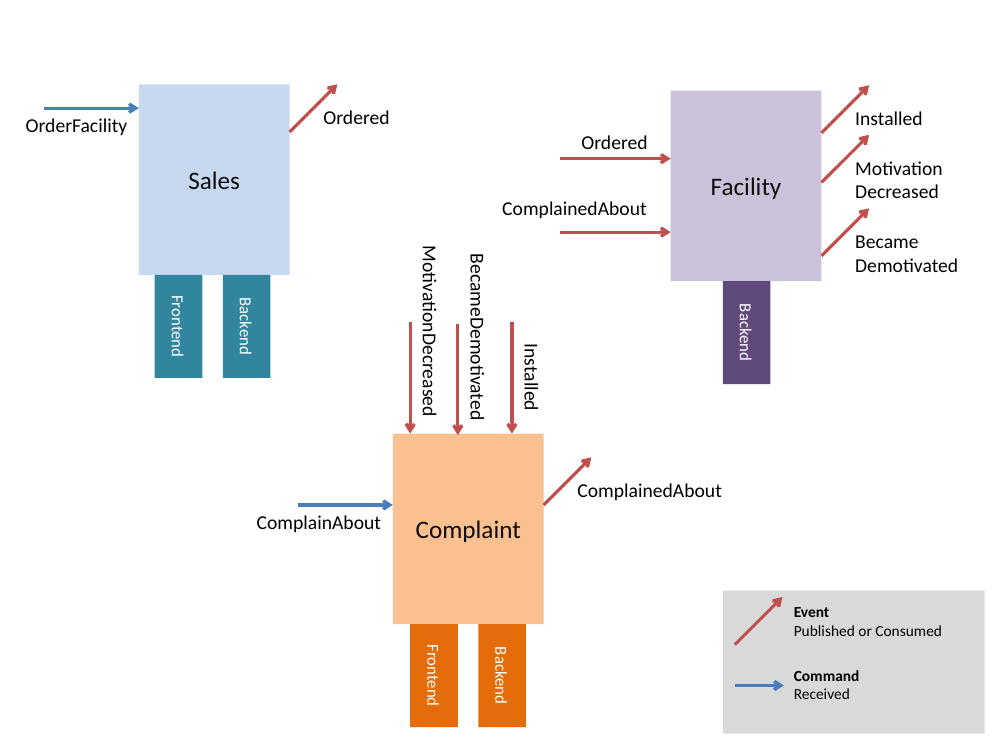
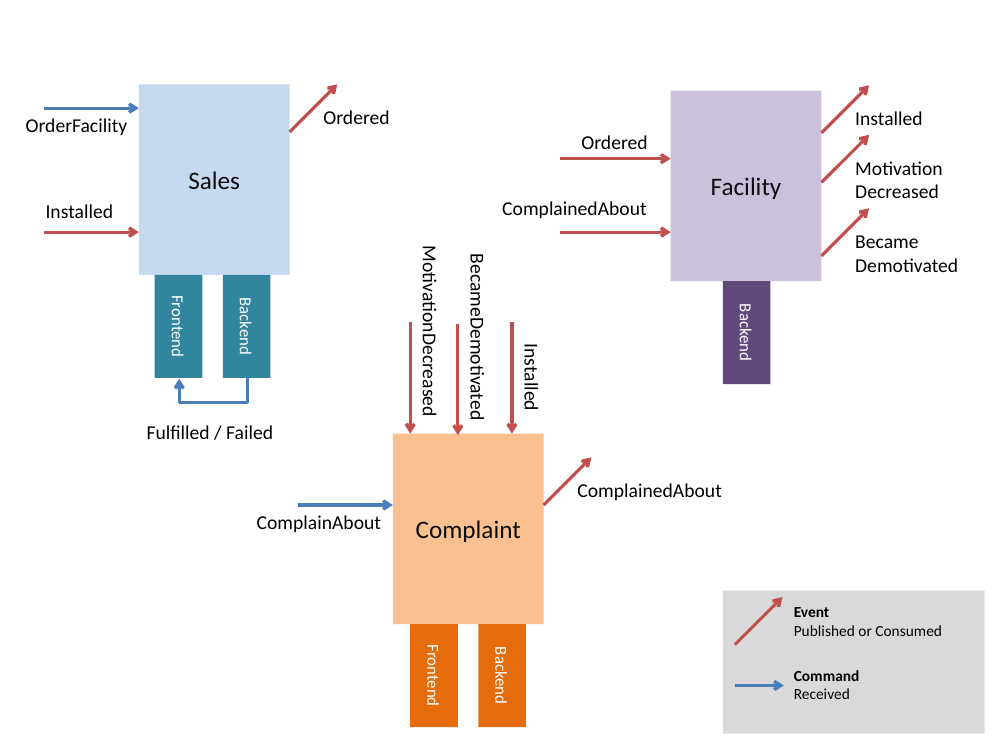
Before and after one commit to jacan/nservicebus.introduction, a slide deck: slide 3 of SiriusCyberneticsCorp.ComplaintsDevision.pptx. Drawn at 1008x756 pixels with LibreOffice and Linux fonts; fonts in the diff are those of the drawing. Boxes give left, top, right and bottom in pixels: in the first picture for what was removed or moved away, otherwise in the second. Text is boxed around its words. In the diff, an @@ line names an element or a change of style, - is before the commit and + after.

```diff
--- a/SiriusCyberneticsCorp.ComplaintsDevision.pptx
+++ b/SiriusCyberneticsCorp.ComplaintsDevision.pptx
@@ text added at <box>46,204,114,218</box>, 14 pt, text #000000 @@
+Installed
@@ arrow added from (43, 232) to (139, 232), #C0504D 2.25 pt @@
@@ elbow arrow added from (247, 377) to (179, 379), #4B7EBC 2.25 pt @@
@@ text added at <box>147,425,273,439</box>, 14 pt, text #000000 @@
+Fulfilled / Failed
```
Also in this commit, not shown: 2 other slides changed.
